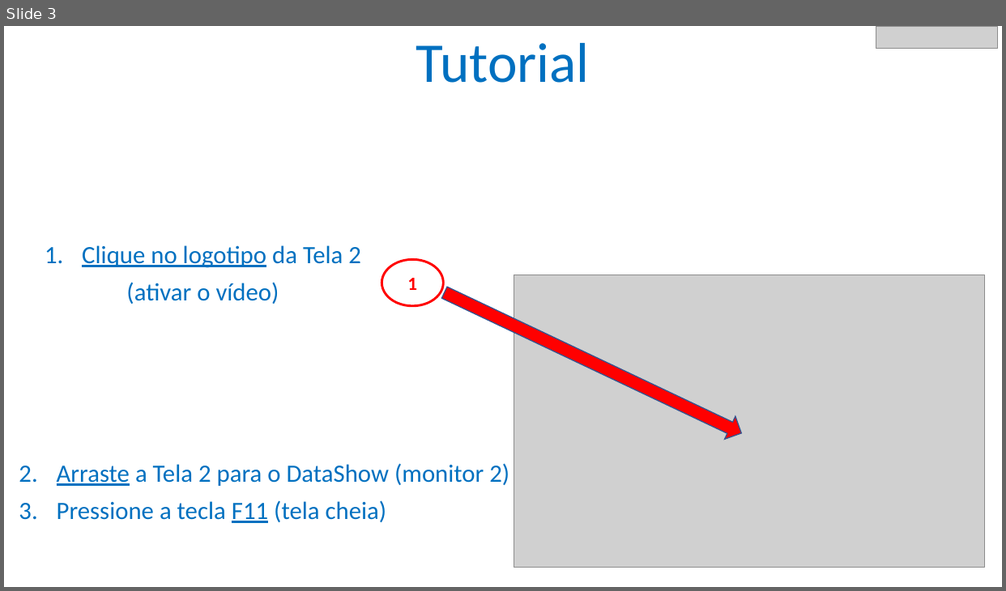
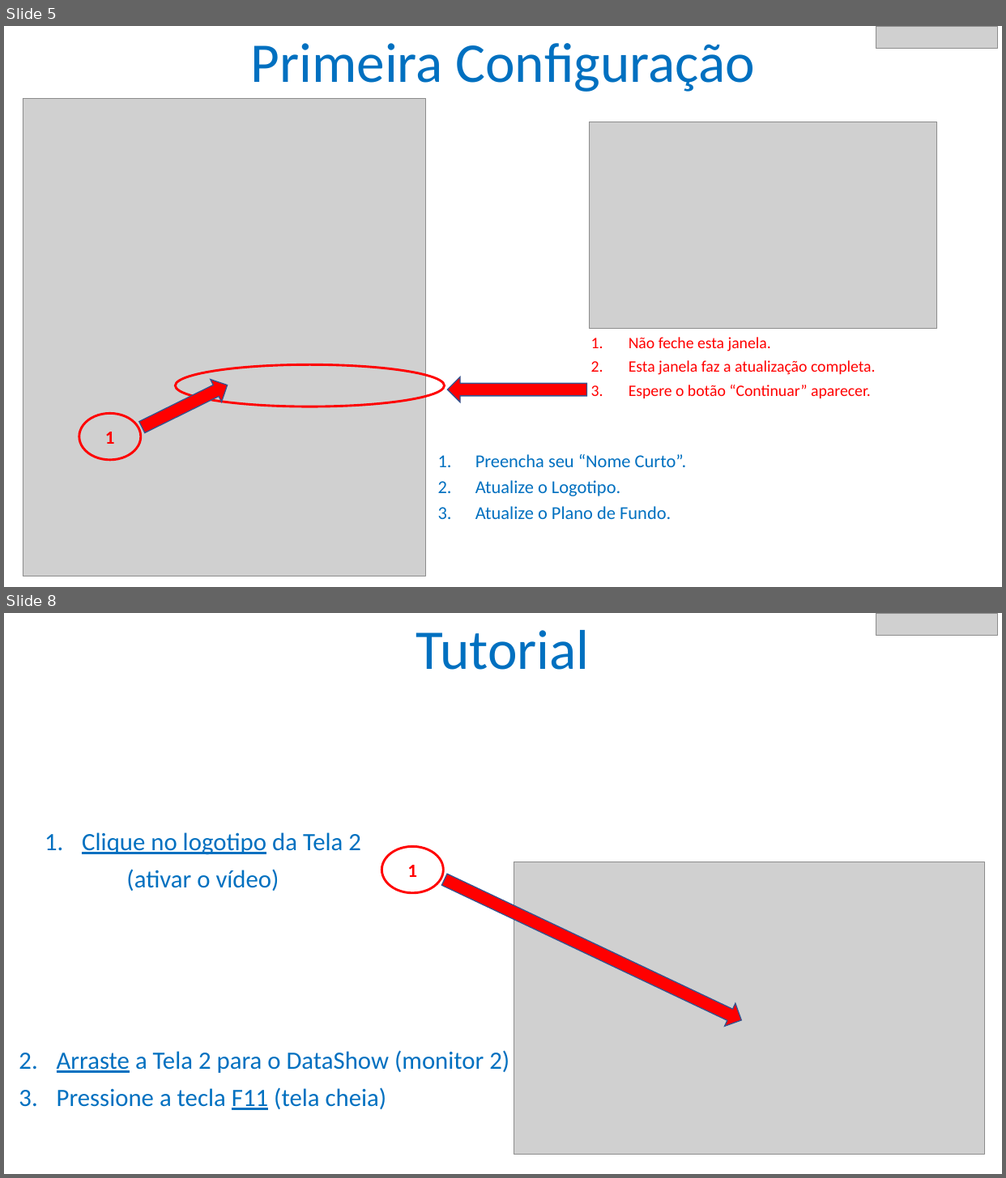
Before and after one commit to datashowcloud/datashow, a slide deck: help/help.pptx. Shown one above the other, each under a label of ours: slide 3 before the commit, slides 5 and 8 after it; the slides between them are not shown. The pictures are 1006x591 and 1006x1178 pixels, drawn with LibreOffice and Linux fonts; fonts in the diff are those of the drawing; grey boxes stand for pictures. Boxes give left, top, right and bottom in pixels: in the first picture for what was removed or moved away, otherwise in the second. Text is boxed around its words. In the diff, an @@ line names an element or a change of style, - is before the commit and + after.

```diff
--- a/help/help.pptx
+++ b/help/help.pptx
@@ slide 5 added at bbox=[4, 26, 1002, 587], background #FFFFFF @@
@@ title added at bbox=[251, 43, 755, 92], 54 pt, text #0070C0 @@
+Primeira Configuração
@@ picture added at bbox=[876, 27, 998, 49] @@
@@ picture added at bbox=[23, 99, 425, 577] @@
@@ picture added at bbox=[590, 122, 938, 328] @@
@@ text added at bbox=[629, 337, 876, 399], 15.4 pt, text #FF0000 @@
+1. Não feche esta janela.
+2. Esta janela faz a atualização completa.
+3. Espere o botão “Continuar” aparecer.
@@ ellipse added at bbox=[176, 365, 444, 407], outline #FF0000 2.25 pt @@
@@ right arrow added at bbox=[137, 373, 233, 439], fill #FF0000, outline #325491 1 pt @@
@@ right arrow added at bbox=[448, 377, 587, 403], fill #FF0000, outline #325491 1 pt @@
@@ ellipse added at bbox=[79, 414, 141, 460], outline #FF0000 2.25 pt, 18 pt, text #FF0000, bold @@
+1
@@ text added at bbox=[475, 454, 687, 519], 17.5 pt, text #0070C0 @@
+1. Preencha seu “Nome Curto”.
+2. Atualize o Logotipo.
+3. Atualize o Plano de Fundo.
@@ what was slide 3 is now slide 8 @@
```
Also in this commit, not shown: 3 slides changed, 6 other slides added, 2 other files.
